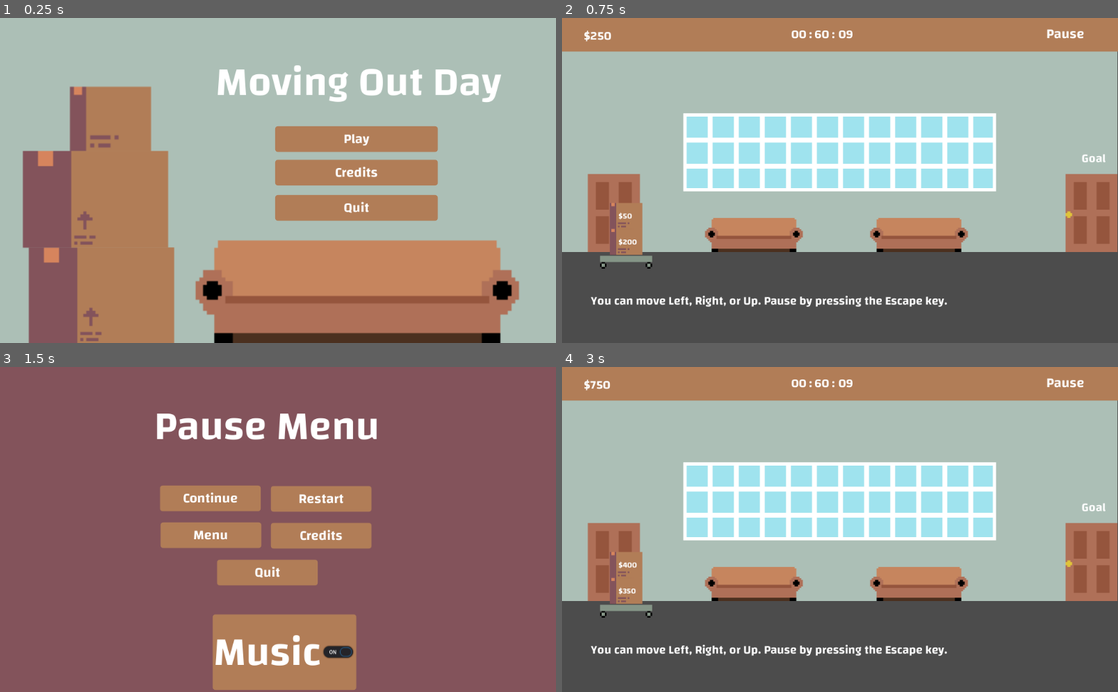
Above: before the commit, frames 1-4 (two rows, left to right).
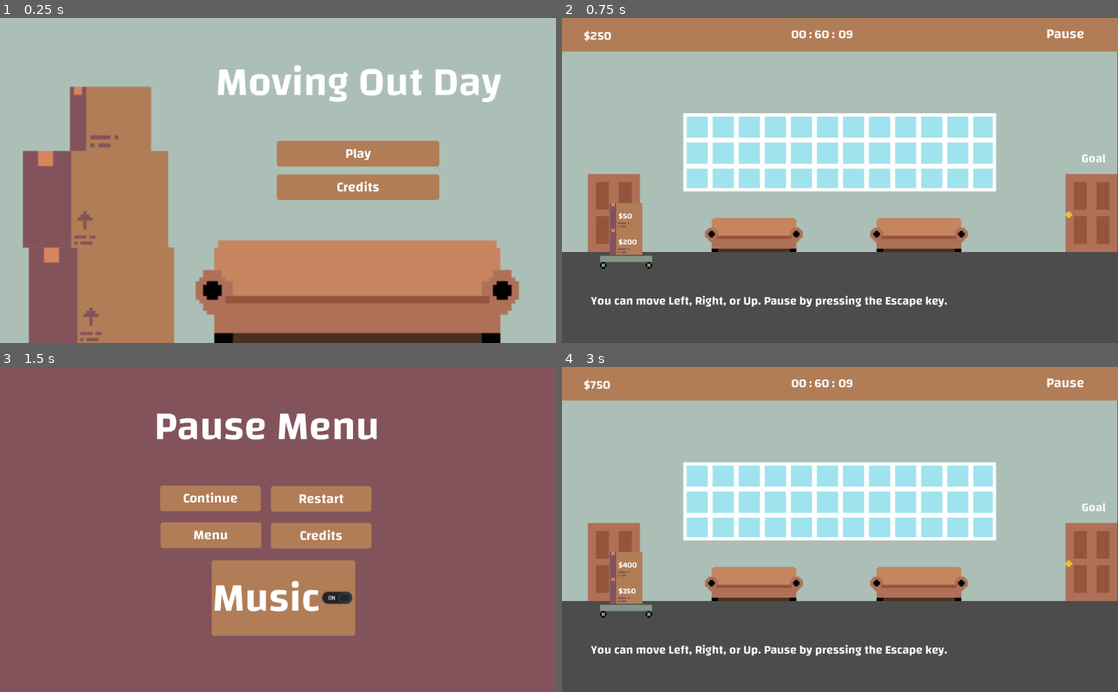
Above: after the commit, the same moments.

Repository: JMixson/moving-out-day
Game: Godot game, scene res://Scenes/Main Menu.tscn
The game is run twice, just before and just after one commit, with the same random seed, the same clock (stepped at 60 frames per second) and the same inputs.
Inputs:
- Up to frame 1 (0.25 s): no input
- Up to frame 2 (0.75 s): click "Play" at 0.5 s
- Up to frame 3 (1.5 s): click "Pause" at 1.25 s
- Up to frame 4 (3 s): click "Menu" at 2 s; click "Play" at 2.75 s

The runs differ from the first frame. In frame 1, 5.7% of the frame differs, in the area x 49-79%, y 33-63%; in frame 2, nothing differs; in frame 3, 7.3%, in the area x 38-65%, y 59-100%; in frame 4, nothing differs.

Commit message:
Remove Quit button

Diff:
--- a/Scenes/Main Menu.tscn
+++ b/Scenes/Main Menu.tscn
@@ -51,10 +51,10 @@
 }
 
 [node name="Play" type="Button" parent="."]
-margin_left = 507.0
-margin_top = 200.0
-margin_right = 806.0
-margin_bottom = 247.0
+margin_left = 510.0
+margin_top = 227.0
+margin_right = 809.0
+margin_bottom = 274.0
 mouse_default_cursor_shape = 2
 theme = ExtResource( 3 )
 text = "Play"
@@ -63,10 +63,10 @@
 }
 
 [node name="Credits" type="Button" parent="."]
-margin_left = 507.0
-margin_top = 262.0
-margin_right = 806.0
-margin_bottom = 309.0
+margin_left = 510.0
+margin_top = 289.0
+margin_right = 809.0
+margin_bottom = 336.0
 mouse_default_cursor_shape = 2
 theme = ExtResource( 3 )
 text = "Credits"
@@ -74,18 +74,5 @@
 "_edit_use_anchors_": false
 }
 
-[node name="Quit" type="Button" parent="."]
-margin_left = 507.0
-margin_top = 327.0
-margin_right = 806.0
-margin_bottom = 374.0
-mouse_default_cursor_shape = 2
-theme = ExtResource( 3 )
-text = "Quit"
-__meta__ = {
-"_edit_use_anchors_": false
-}
-
 [connection signal="pressed" from="Play" to="." method="_on_Play_pressed"]
 [connection signal="pressed" from="Credits" to="." method="_on_Credits_pressed"]
-[connection signal="pressed" from="Quit" to="." method="_on_Quit_pressed"]
--- a/Scenes/Pause.tscn
+++ b/Scenes/Pause.tscn
@@ -80,23 +80,11 @@
 "_edit_use_anchors_": false
 }
 
-[node name="Quit_Btn" type="Button" parent="."]
-margin_left = 400.0
-margin_top = 356.0
-margin_right = 585.0
-margin_bottom = 403.0
-mouse_default_cursor_shape = 2
-theme = ExtResource( 1 )
-text = "Quit"
-__meta__ = {
-"_edit_use_anchors_": false
-}
-
 [node name="Music_Toggle" type="CheckButton" parent="."]
-margin_left = 392.0
-margin_top = 457.0
-margin_right = 592.0
-margin_bottom = 504.0
+margin_left = 390.0
+margin_top = 357.0
+margin_right = 590.0
+margin_bottom = 404.0
 theme = ExtResource( 1 )
 pressed = true
 text = "Music"
@@ -109,5 +97,4 @@
 [connection signal="pressed" from="Restart_Btn" to="." method="_on_Restart_Btn_pressed"]
 [connection signal="pressed" from="Menu_Btn" to="." method="_on_Menu_Btn_pressed"]
 [connection signal="pressed" from="Credits_Btn" to="." method="_on_Credits_Btn_pressed"]
-[connection signal="pressed" from="Quit_Btn" to="." method="_on_Quit_Btn_pressed"]
 [connection signal="pressed" from="Music_Toggle" to="." method="_on_Music_Toggle_pressed"]
--- a/Scripts/Main Menu.gd
+++ b/Scripts/Main Menu.gd
@@ -6,6 +6,3 @@
 
 func _on_Credits_pressed():
 	get_tree().change_scene("res://Scenes/Credits.tscn")
-
-func _on_Quit_pressed():
-	get_tree().quit()
--- a/Scripts/Pause.gd
+++ b/Scripts/Pause.gd
@@ -28,9 +28,6 @@
 	Global.price = 0
 	get_tree().change_scene("res://Scenes/Credits.tscn")
 
-func _on_Quit_Btn_pressed():
-	get_tree().quit()
-
 func _on_Music_Toggle_pressed():
 	if BgMusic.playing:
 		BgMusic.stop()
